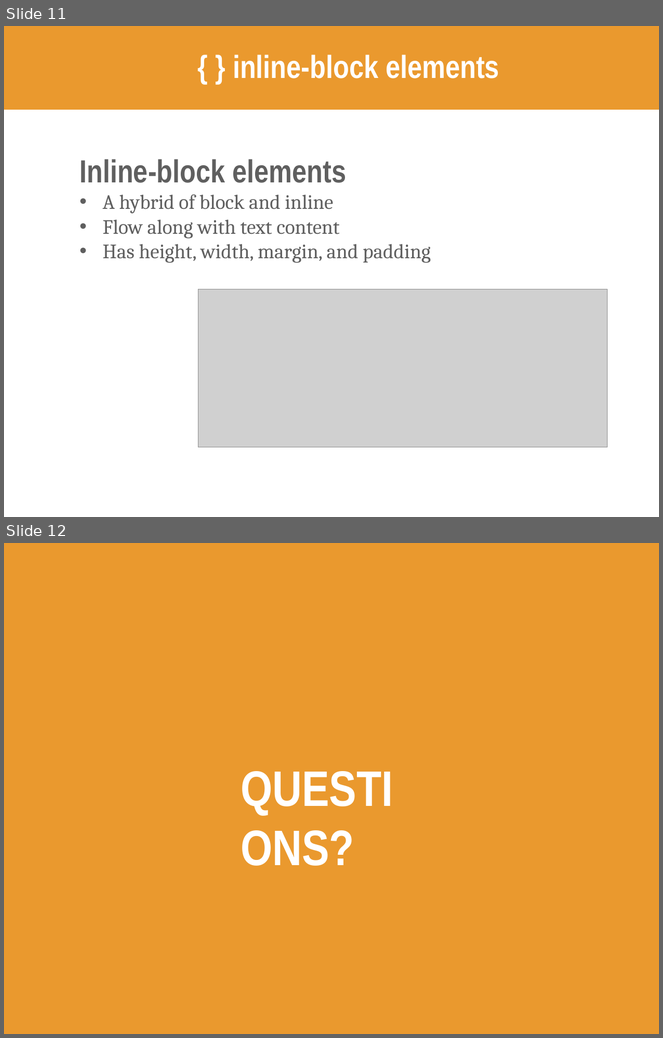
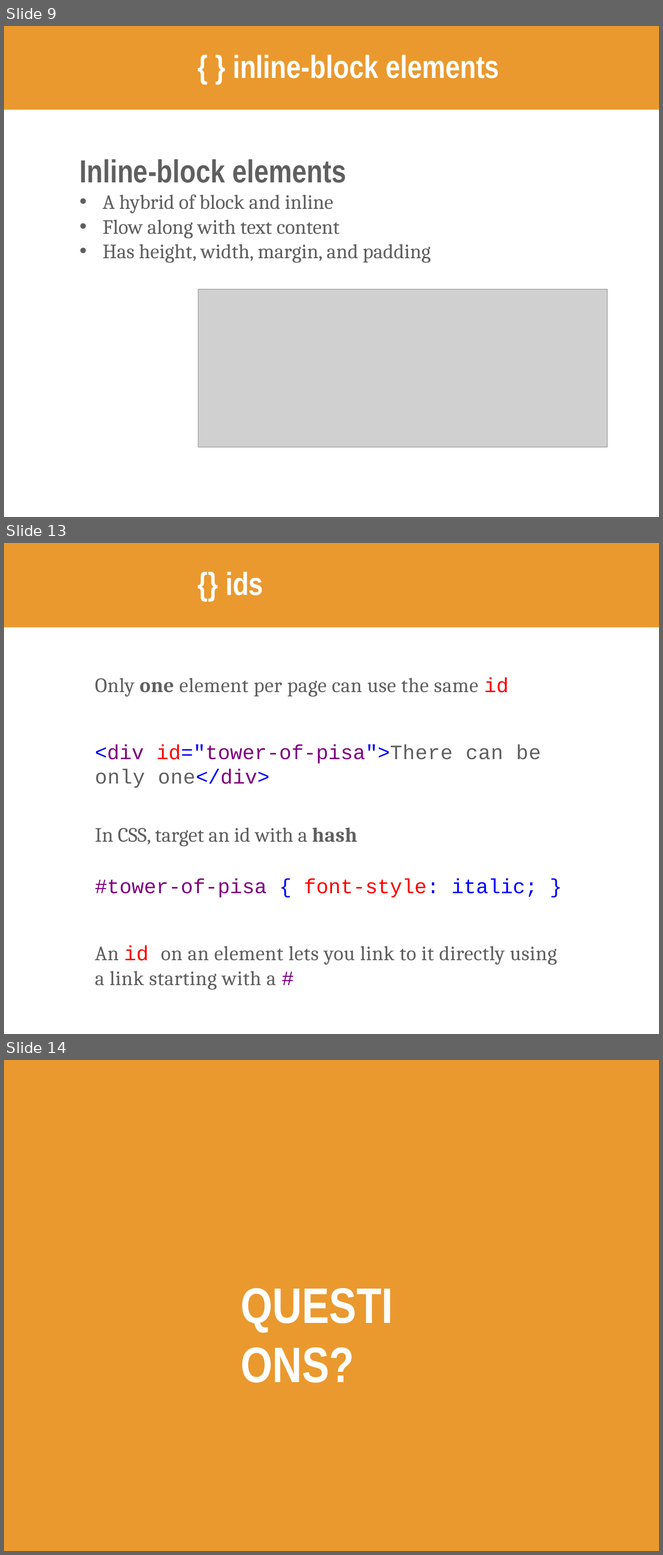
Before and after one commit to kweeket/kweeket.github.io, a slide deck: slides/week-4.pptx. Shown one above the other, each under a label of ours: slides 11 and 12 before the commit, slides 9, 13 and 14 after it; the slides between them are not shown. The pictures are 663x1038 and 663x1555 pixels, drawn with LibreOffice and Linux fonts; fonts in the diff are those of the drawing; grey boxes stand for pictures. Boxes give left, top, right and bottom in pixels: in the first picture for what was removed or moved away, otherwise in the second. Text is boxed around its words. In the diff, an @@ line names an element or a change of style, - is before the commit and + after.

```diff
--- a/slides/week-4.pptx
+++ b/slides/week-4.pptx
@@ slide 13 added at [4, 543, 659, 1034], background #FFFFFF; not listed: 1 template element that a slide beside it also shows @@
@@ freeform shape added at [4, 544, 659, 628], fill #EA992E @@
@@ title added at [226, 572, 263, 596], 50 pt, text #FFFFFF, bold @@
+{} ids
@@ text added at [95, 678, 557, 990], 32 pt, text #5F5F5F @@
+Only one element per page can use the same id
+<div id="tower-of-pisa">There can be only one</div>
+In CSS, target an id with a hash
+#tower-of-pisa { font-style: italic; }
+An id on an element lets you link to it directly using a link starting with a #
@@ what was slide 11 is now slide 9 @@
@@ what was slide 12 is now slide 14 @@
```
Also in this commit, not shown: 6 slides changed, 4 other slides added, 2 slides removed, 4 other files.
